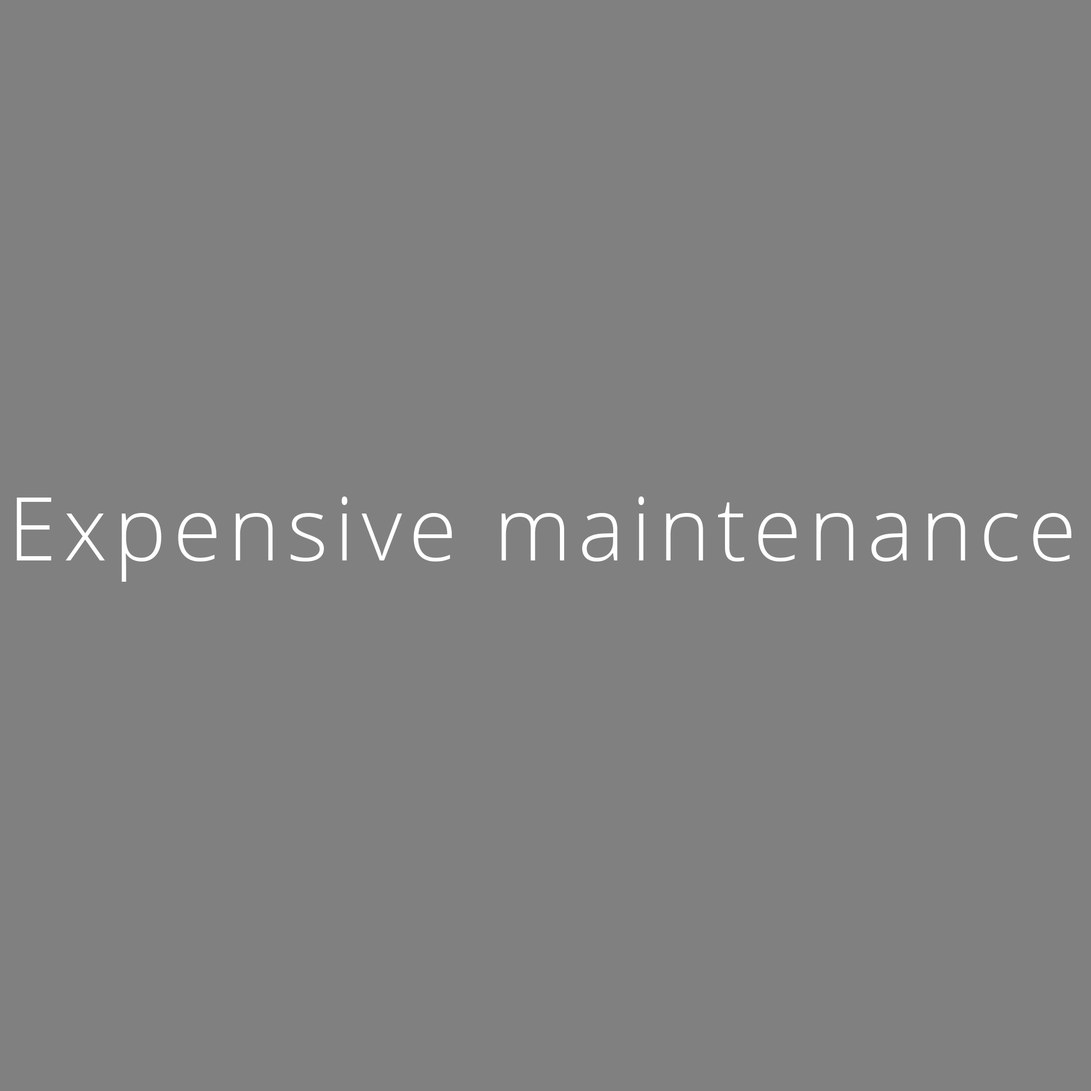
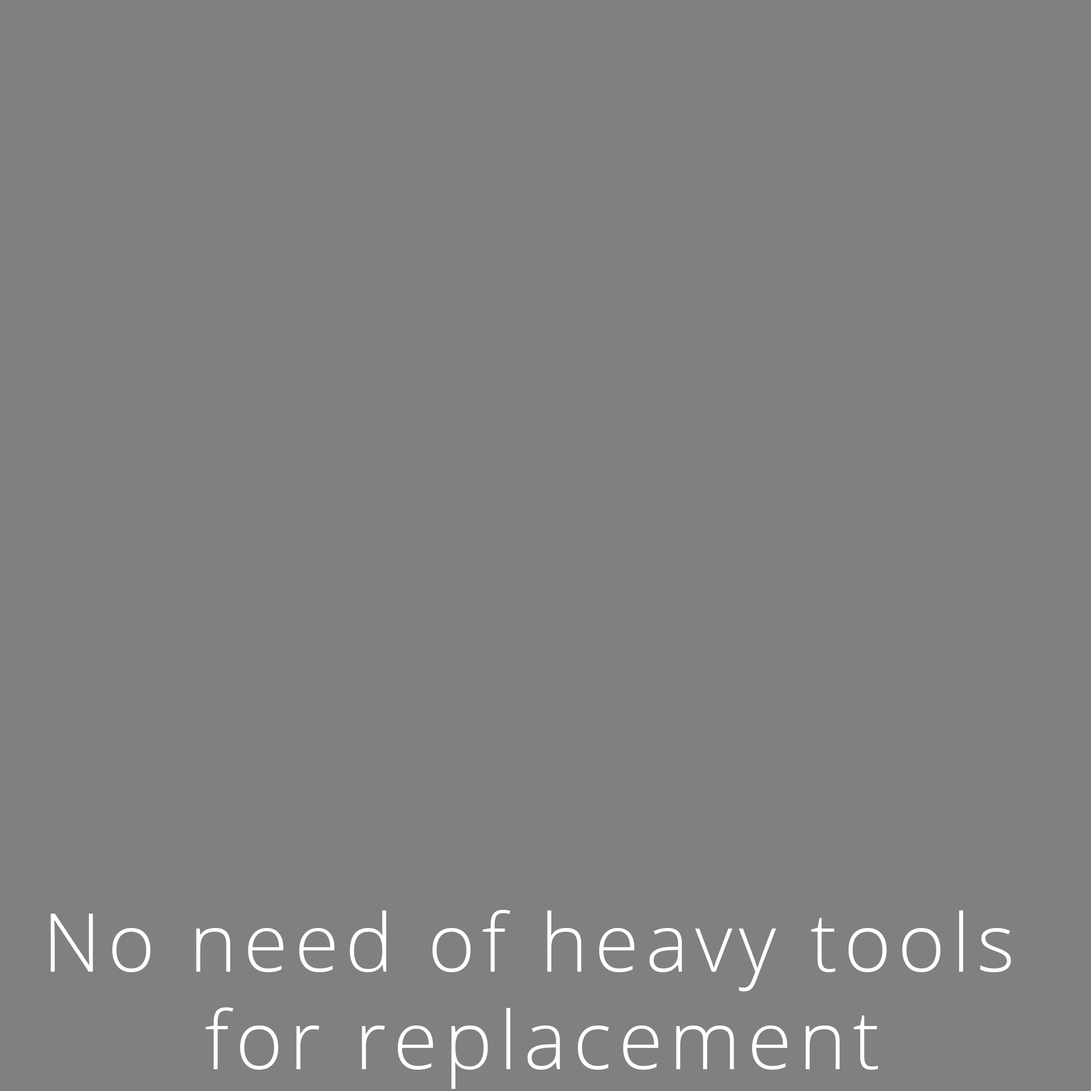
Layer changes from the first w=1091, h=1091 image to the second:
added group "txt_03" with 6 layers above "txt_02" over (50, 510, 1037, 1090)
added layer "No need of heavy tools for replacement" in group "txt_03" over (50, 910, 1012, 1090)
added group "txt_02" with 4 layers above "txt_01" over (26, 505, 1046, 582)
moved "Expensive maintenance" into group "txt_01" over (16, 496, 1073, 582)
